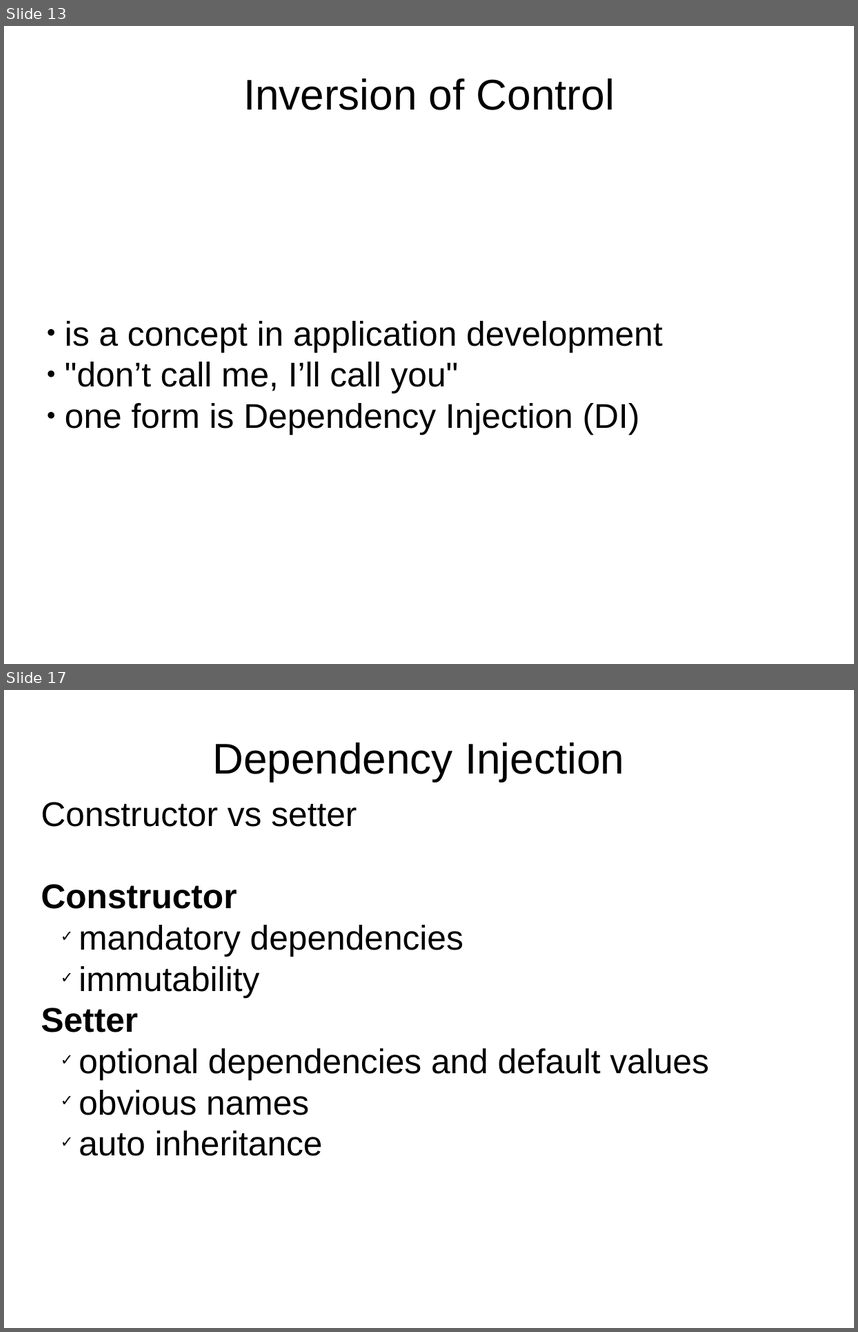
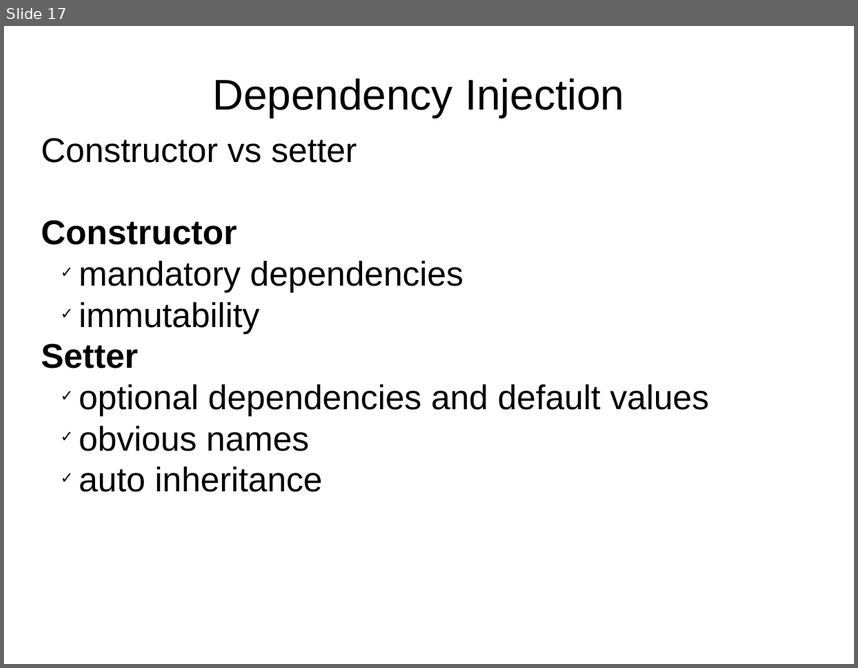
Before and after one commit to delia-popescu/spring-core, a slide deck: src/main/resources/spring_core.odp. Shown one above the other, each under a label of ours: slides 13 and 17 before the commit, slide 17 after it; the slides between them are not shown. The pictures are 858x1332 and 858x668 pixels, drawn with LibreOffice and Linux fonts; fonts in the diff are those of the drawing. Boxes give left, top, right and bottom in pixels: in the first picture for what was removed or moved away, otherwise in the second. Text is boxed around its words. In the diff, an @@ line names an element or a change of style, - is before the commit and + after.

```diff
--- a/src/main/resources/spring_core.odp
+++ b/src/main/resources/spring_core.odp
@@ slide 13 removed at <box>4,26,854,664</box>, background #FFFFFF @@
@@ title removed at <box>243,78,615,110</box> @@
-Inversion of Control
@@ subtitle removed at <box>65,321,662,434</box> @@
-● is a concept in application development
-● "don’t call me, I’ll call you"
-● one form is Dependency Injection (DI)
```
Also in this commit, not shown: 24 slides changed, 34 slides added, 13 other slides removed.
